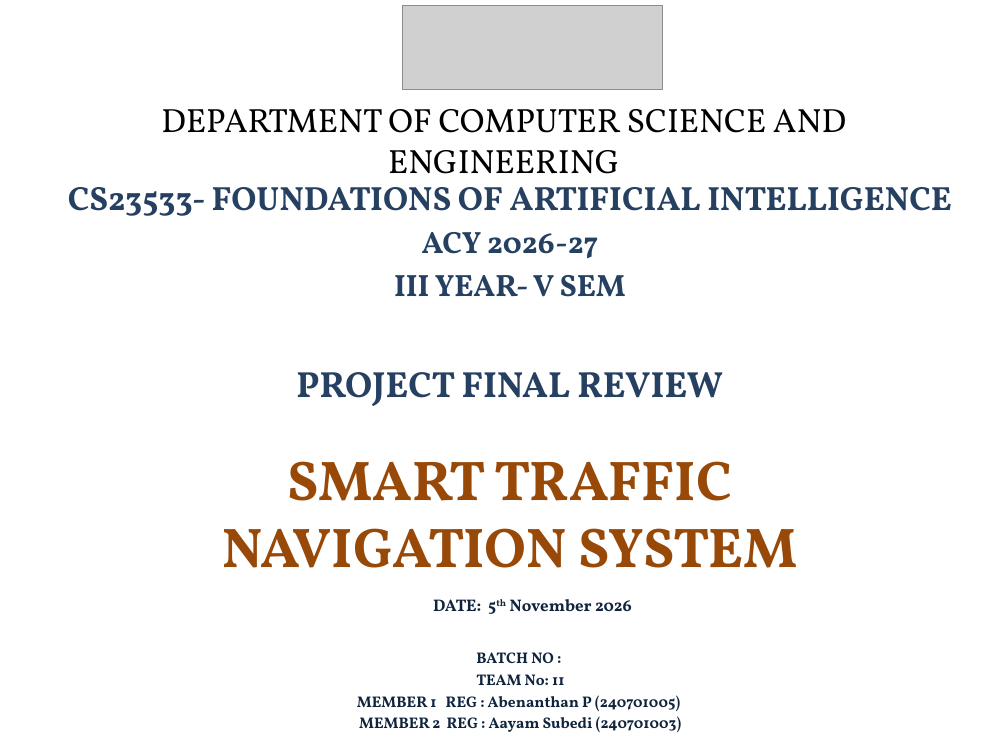
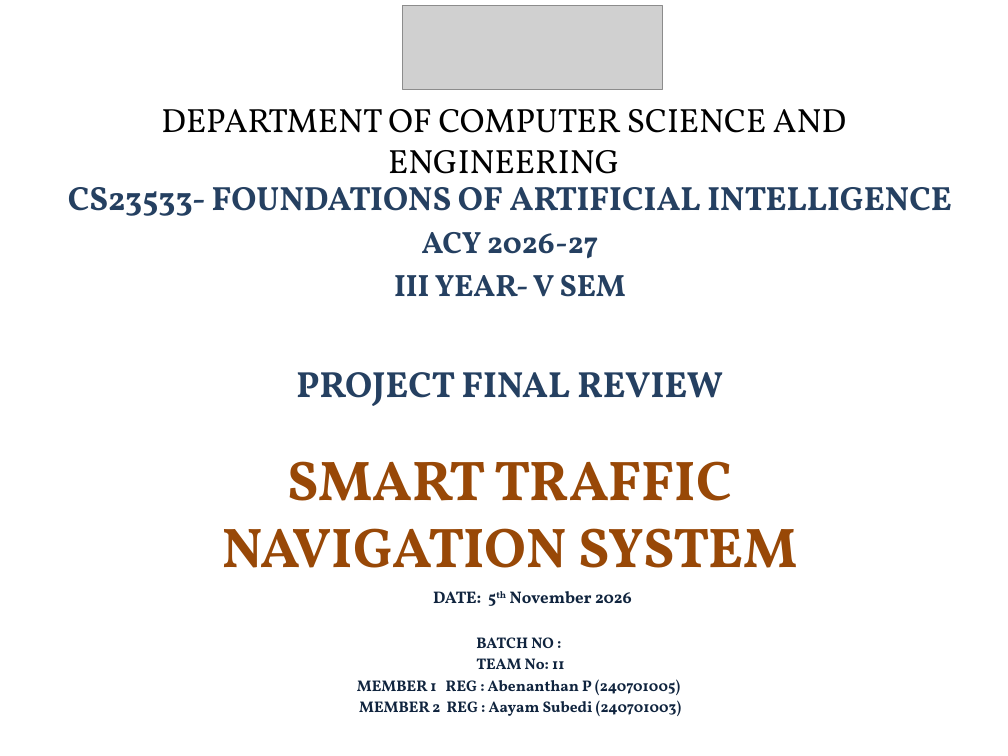
Before and after one commit to Abenanthan/FOAI-Navigation-System, a slide deck: slide 1 of FOAI Project PPT.pptx. Drawn at 1008x756 pixels with LibreOffice and Linux fonts; fonts in the diff are those of the drawing; grey boxes stand for pictures. Boxes give left, top, right and bottom in pixels: in the first picture for what was removed or moved away, otherwise in the second. Text is boxed around its words. In the diff, an @@ line names an element or a change of style, - is before the commit and + after.

Commit message:
PPT

```diff
--- a/FOAI Project PPT.pptx
+++ b/FOAI Project PPT.pptx
@@ text "DATE: 5th November 2026" moved from (x1=433, y1=599, x2=632, y2=611) to (x1=433, y1=591, x2=632, y2=603) @@
@@ text "BATCH NO :" moved from (x1=357, y1=652, x2=682, y2=732) to (x1=357, y1=637, x2=682, y2=716) @@
```
Also in this commit, not shown: 15 other slides changed, 3 slides added, 3 slides removed.
